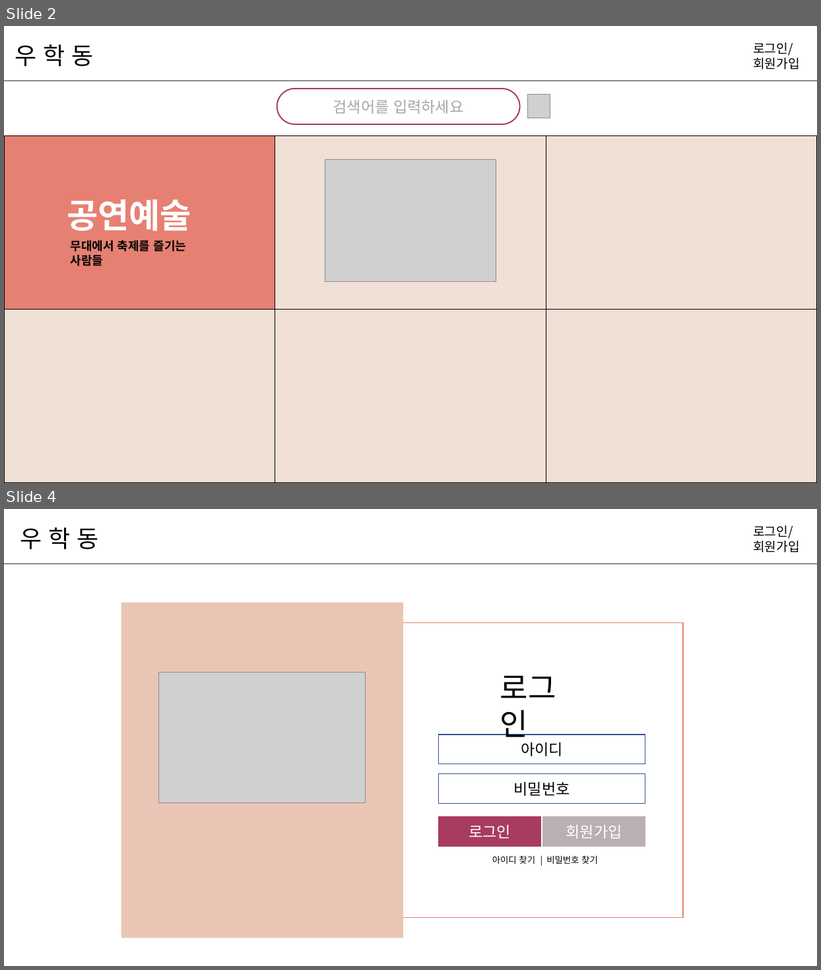
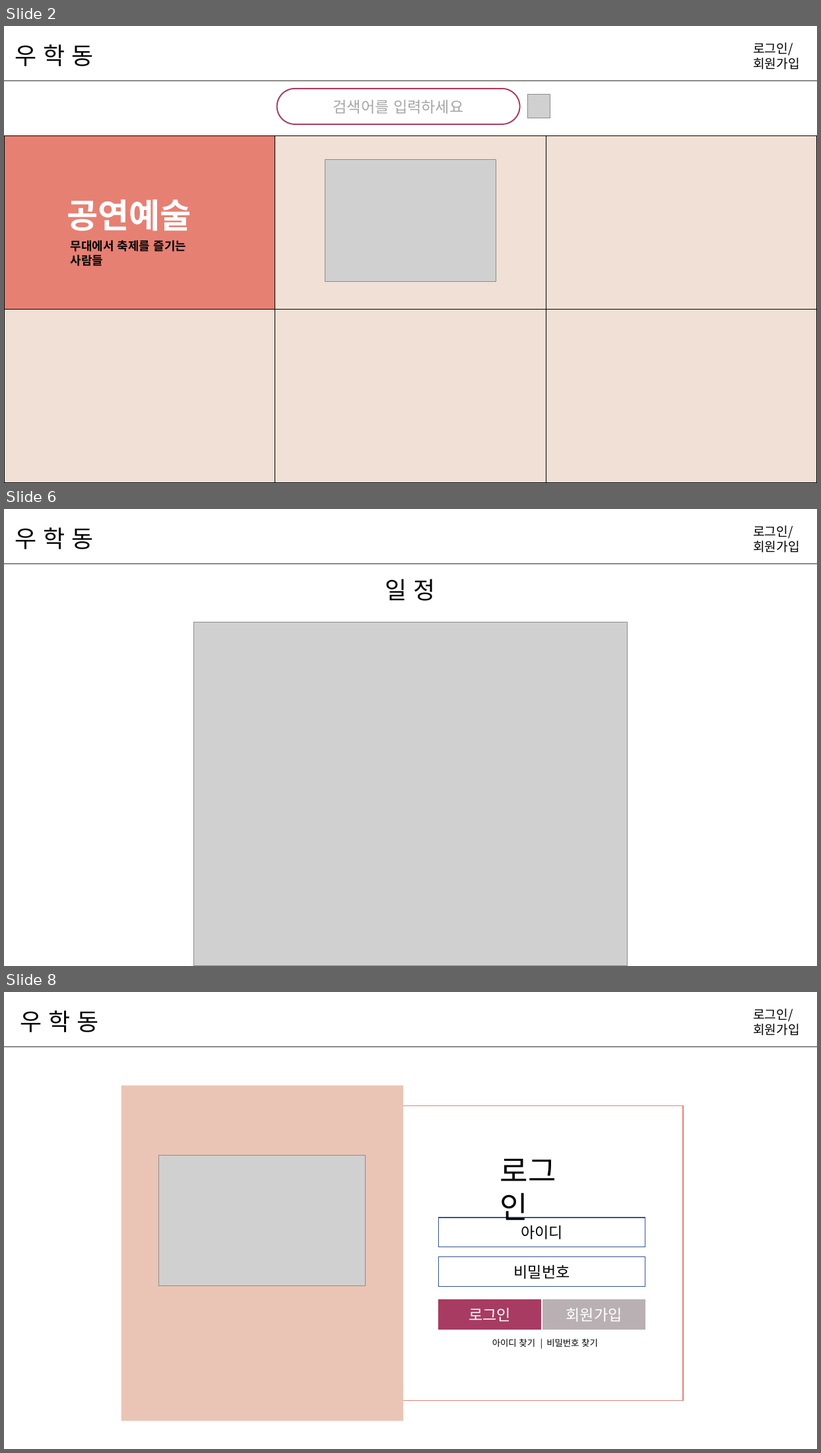
Before and after one commit to hyunniesss/ToyProject, a slide deck: document/와이어프레임/우학동_와이어프레임.pptx. Shown one above the other, each under a label of ours: slides 2 and 4 before the commit, slides 2, 6 and 8 after it; the slides between them are not shown. The pictures are 821x970 and 821x1453 pixels, drawn with LibreOffice and Linux fonts; fonts in the diff are those of the drawing; grey boxes stand for pictures. Boxes give left, top, right and bottom in pixels: in the first picture for what was removed or moved away, otherwise in the second. Text is boxed around its words. In the diff, an @@ line names an element or a change of style, - is before the commit and + after.

```diff
--- a/document/와이어프레임/우학동_와이어프레임.pptx
+++ b/document/와이어프레임/우학동_와이어프레임.pptx
@@ slide 6 added at (4,509,817,966), background #FFFFFF @@
@@ text added at (15,527,93,549), 28 pt, text #000000 @@
+우 학 동
@@ text added at (753,525,800,553), 15 pt, text #000000 @@
+로그인/
+회원가입
@@ line added from (4, 564) to (817, 564), #8B8A86 1.5 pt @@
@@ text added at (385,579,436,601), 28 pt, text #000000 @@
+일 정
@@ picture added at (193,623,628,966) @@
@@ what was slide 4 is now slide 8 @@
```
Also in this commit, not shown: 5 slides changed, 9 other slides added, 1 other file.
